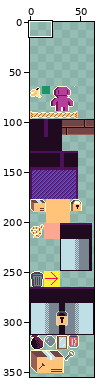
Edited in one commit: sprite sheet (atlas_debug.png). Above, an overview of the earlier version with the close-up marked.
Close-up. Earlier state:
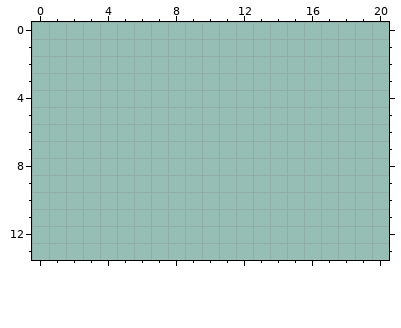
The file is 64x512 pixels. Shown: x 0..20, y 0..13. The old version is drawn lined up with the new one. The wide view leaves out empty margins. The commit also changed other parts of the picture, which this record leaves out.
Palette (. is transparent): 
After the commit:
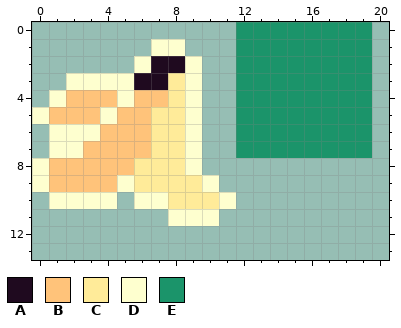
Colours new in this view: A #1f0a1f  B #ffc37a  C #ffeb99  D #feffcf  E #1b946a
Edits made:
whole drawing moved by +0,+64 (the old picture is shown already moved)
Colour A is added in row 2 at x 7 to 8; in row 3 at x 6 to 7.
Colour B is added in row 4 at x 2 to 4 and 6 to 7; in row 5 at x 1 to 3 and 5 to 6; in row 6 at x 4 to 6; in row 7 at x 3 to 6; in row 8 at x 1 to 5; in row 9 at x 1 to 4.
Colour C is added in rows 3 to 4 at x 8; in rows 5 to 7 at x 7 to 8; in row 8 at x 6 to 8; in row 9 at x 6 to 9; in row 10 at x 8 to 10.
Colour D is added in row 1 at x 7 to 8; in row 2 at x 6 and 9; in row 3 at x 2 to 5 and 9; in row 4 at x 1, 5 and 9; in row 5 at x 0, 4 and 9; in row 6 at x 1 to 3 and 9.
Colour D is added in row 7 at x 1 to 2 and 9; in row 8 at x 0 and 9; in row 9 at x 0, 5 and 10; in row 10 at x 1 to 4, 6 to 7 and 11; in row 11 at x 8 to 10.
Colour E is added in rows 0 to 7 at x 12 to 19.
Boxes around the changes in both close-ups, in picture pixels (x1, y1, x2, y2):
added: (32, 22, 372, 226)
